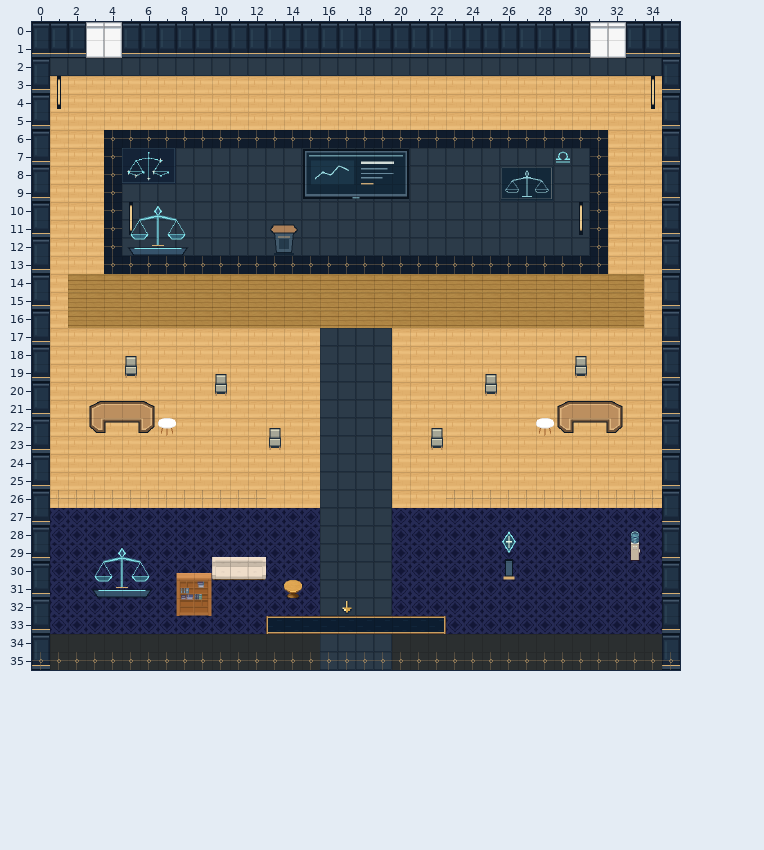
Tiled map (JSON) -- maps/speaker-libra.tmj. The first picture shows the starting point.
Cells are 32x32 px. Shown: x 0..35, y 0..35.
New version:
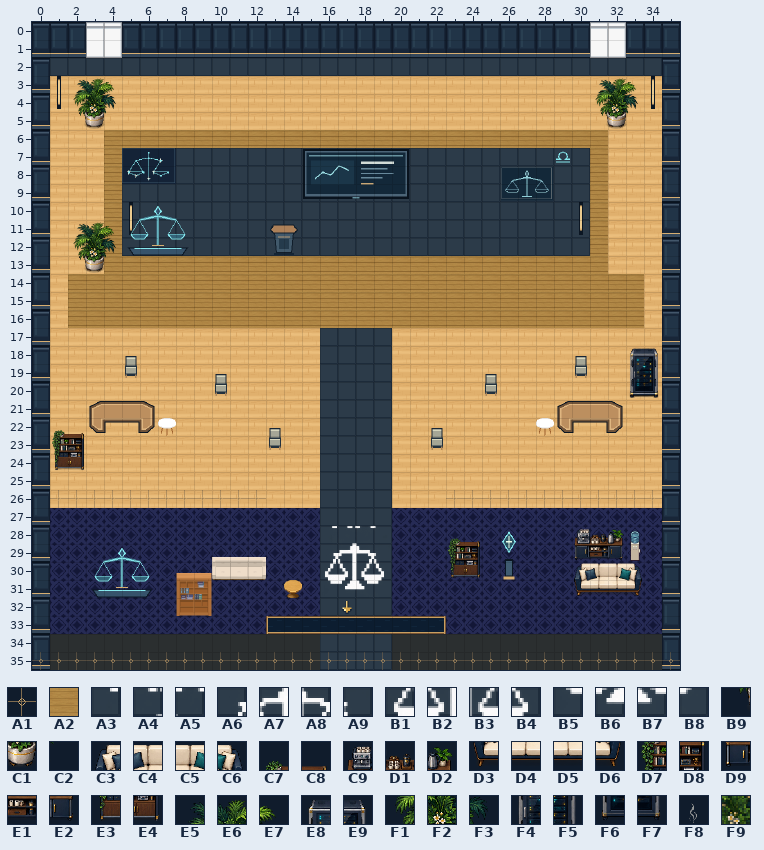
Key: from "art-0": A1 15; from "art-1": A2 355; from "art-10": A3 72, A4 73, A5 74, A6 88, A7 89, A8 90, A9 91, B1 104, B2 105, B3 106, B4 107, B5 120, B6 121, B7 122, B8 123; from "art-8": B9 6, C1 7, C2 8; from "art-9": C3 6, C4 7, C5 8, C6 9, C7 10, C8 11, C9 12, D1 13, D2 14, D3 22, D4 23, D5 24, D6 25, D7 26, D8 27, D9 28, E1 29, E2 30, E3 42, E4 43, E5 64, E6 65, E7 66, E8 75, E9 76, F1 80, F2 81, F3 82, F4 91, F5 92, F6 107, F7 108; from "interior-ambient-steam": F8 5; from "navigation-mask": F9 1.
__ is an empty cell.
Tiles replaced or removed in this view: A1.
Tiles of an added or newly shown layer are drawn over the layers below it.
See-through tiles are keyed as they look on the map.
Difference:
Changed rows in their new state; .. is an unchanged cell.
Layer "terrain":
first column x 4:
 6 A2 A2 A2 A2 A2 A2 A2 A2 A2 A2 A2 A2 A2 A2 A2 A2 A2 A2 A2 A2 A2 A2 A2 A2 A2 A2 A2 A2
 7 A2 .. .. .. .. .. .. .. .. .. .. .. .. .. .. .. .. .. .. .. .. .. .. .. .. .. .. A2
 8 A2 .. .. .. .. .. .. .. .. .. .. .. .. .. .. .. .. .. .. .. .. .. .. .. .. .. .. A2
 9 A2 .. .. .. .. .. .. .. .. .. .. .. .. .. .. .. .. .. .. .. .. .. .. .. .. .. .. A2
10 A2 .. .. .. .. .. .. .. .. .. .. .. .. .. .. .. .. .. .. .. .. .. .. .. .. .. .. A2
11 A2 .. .. .. .. .. .. .. .. .. .. .. .. .. .. .. .. .. .. .. .. .. .. .. .. .. .. A2
12 A2 .. .. .. .. .. .. .. .. .. .. .. .. .. .. .. .. .. .. .. .. .. .. .. .. .. .. A2
13 A2 A2 A2 A2 A2 A2 A2 A2 A2 A2 A2 A2 A2 A2 A2 A2 A2 A2 A2 A2 A2 A2 A2 A2 A2 A2 A2 A2
Layer "scenery-belowAvatar-0":
first column x 2:
 3 .. .. .. .. .. .. .. .. .. .. .. .. .. .. .. .. .. .. .. .. .. .. .. .. .. .. .. .. .. E5 E6 E7
 4 .. .. .. .. .. .. .. .. .. .. .. .. .. .. .. .. .. .. .. .. .. .. .. .. .. .. .. .. .. F1 F2 F3
 5 B9 C1 .. .. .. .. .. .. .. .. .. .. .. .. .. .. .. .. .. .. .. .. .. .. .. .. .. .. .. B9 C1 ..
first column x 2:
11 E5 E6 E7
12 F1 F2 F3
13 B9 C1 C2
first column x 1:
18 .. .. .. .. .. .. .. .. .. .. .. .. .. .. .. .. .. .. .. .. .. .. .. .. .. .. .. .. .. .. .. .. E8 E9
19 .. .. .. .. .. .. .. .. .. .. .. .. .. .. .. .. .. .. .. .. .. .. .. .. .. .. .. .. .. .. .. .. F4 F5
20 .. .. .. .. .. .. .. .. .. .. .. .. .. .. .. .. .. .. .. .. .. .. .. .. .. .. .. .. .. .. .. .. F6 F7
22 C7 C8 .. .. .. .. .. .. .. .. .. .. .. .. .. .. .. .. .. .. .. .. .. .. .. .. .. .. .. .. .. .. .. ..
23 D7 D8 .. .. .. .. .. .. .. .. .. .. .. .. .. .. .. .. .. .. .. .. .. .. .. .. .. .. .. .. .. .. .. ..
24 E3 E4 .. .. .. .. .. .. .. .. .. .. .. .. .. .. .. .. .. .. .. .. .. .. .. .. .. .. .. .. .. .. .. ..
first column x 16:
28 A3 A4 A5 .. .. .. .. C7 C8 .. .. .. .. .. C9 D1 D2 ..
29 A6 A7 A8 A9 .. .. .. D7 D8 .. .. .. .. .. D9 E1 E2 ..
30 B1 B2 B3 B4 .. .. .. E3 E4 .. .. .. .. .. C3 C4 C5 C6
31 B5 B6 B7 B8 .. .. .. .. .. .. .. .. .. .. D3 D4 D5 D6
Layer "interior-ambient-plant" (added):
first column x 2:
 3 E5 E6 E7
 4 F1 F2 F3
Layer "interior-ambient-steam" (added):
first column x 30:
28 F8
Layer "interior-ambient-server" (added):
first column x 33:
18 E8 E9
19 F4 F5
20 F6 F7
Layer "physical-collisions":
first column x 2:
 3 F9 F9 F9 .. .. .. .. .. .. .. .. .. .. .. .. .. .. .. .. .. .. .. .. .. .. .. .. .. .. F9 F9 F9
 4 F9 F9 F9 .. .. .. .. .. .. .. .. .. .. .. .. .. .. .. .. .. .. .. .. .. .. .. .. .. .. F9 F9 F9
 5 F9 F9 .. .. .. .. .. .. .. .. .. .. .. .. .. .. .. .. .. .. .. .. .. .. .. .. .. .. .. F9 F9 ..
first column x 2:
11 F9 F9 F9
12 F9 F9 F9
13 F9 F9 F9
first column x 1:
18 .. .. .. .. .. .. .. .. .. .. .. .. .. .. .. .. .. .. .. .. .. .. .. .. .. .. .. .. .. .. .. .. F9 F9
19 .. .. .. .. .. .. .. .. .. .. .. .. .. .. .. .. .. .. .. .. .. .. .. .. .. .. .. .. .. .. .. .. F9 F9
20 .. .. .. .. .. .. .. .. .. .. .. .. .. .. .. .. .. .. .. .. .. .. .. .. .. .. .. .. .. .. .. .. F9 F9
22 F9 F9 .. .. .. .. .. .. .. .. .. .. .. .. .. .. .. .. .. .. .. .. .. .. .. .. .. .. .. .. .. .. .. ..
23 F9 F9 .. .. .. .. .. .. .. .. .. .. .. .. .. .. .. .. .. .. .. .. .. .. .. .. .. .. .. .. .. .. .. ..
24 F9 F9 .. .. .. .. .. .. .. .. .. .. .. .. .. .. .. .. .. .. .. .. .. .. .. .. .. .. .. .. .. .. .. ..
first column x 23:
28 F9 F9 .. .. .. .. .. F9 F9 F9 ..
29 F9 F9 .. .. .. .. .. F9 F9 F9 ..
30 F9 F9 .. .. .. .. .. F9 F9 F9 F9
31 .. .. .. .. .. .. .. F9 F9 F9 F9
Changed places in both pictures, as pixel boxes (x1, y1, x2, y2):
changed: (73, 78, 638, 274)
added: (629, 348, 659, 398)
added: (52, 430, 84, 471)
added: (325, 526, 384, 590)
added: (448, 538, 480, 578)
added: (574, 529, 642, 596)
